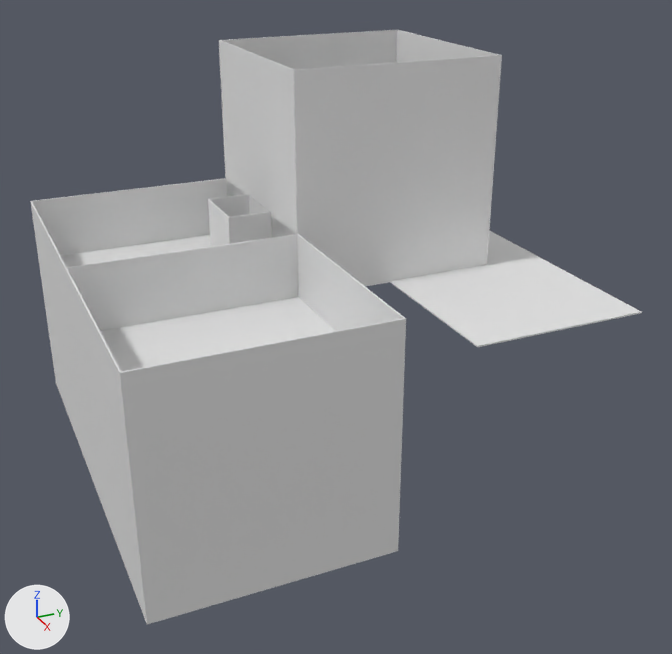
What one commit did to the Blender file scenes/bedroom.blend.
Camera for both pictures: a 50 mm camera at (80.0, -11.0, 47.4) aimed at (4.1, 23.1, 9.4). Lighting does not change. The marker at lower left points along +X, +Y and +Z.

In view in the first picture: 'Bedroom Wall', 'Bedroom Wall.001', 'Bedroom Wall.002', 'Bedroom Wall.003', 'Bedroom Wall.004', 'Bedroom Wall.005', 'Bedroom Wall.006', 'Kitchen Wall1', 'Kitchen Wall2', 'Kitchen Wall3', 'Living Room Wall1', 'Living Room Wall2', 'Living Room Wall3', 'Living Room to Kitchen Wall', 'Second Floor Extended'.
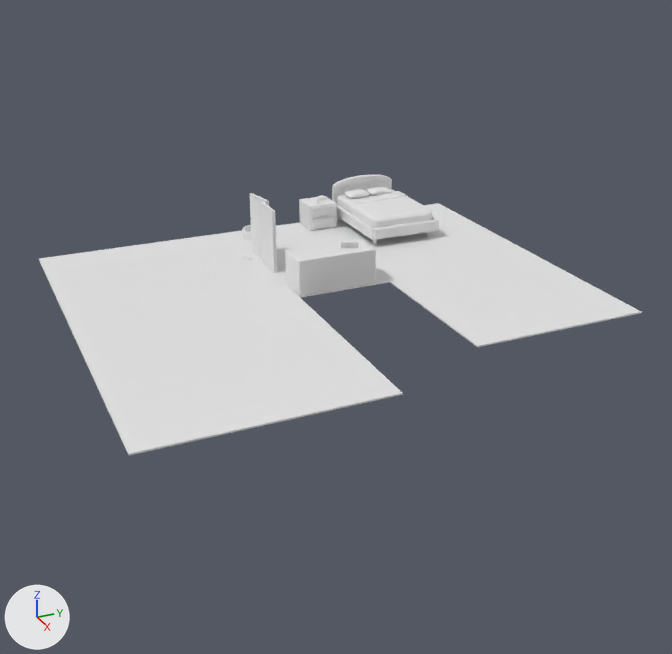
What differs and where, as boxes (x1, y1, x2, y2) in the pictures (672 x 654 px):
'Kitchen Wall1', deleted
    before: (120, 318, 406, 624)
'Bedroom Wall.003', deleted
    before: (293, 55, 502, 286)
'Living Room to Kitchen Wall', deleted
    before: (67, 234, 299, 331)
'Bedroom Wall', deleted
    before: (220, 40, 299, 238)
'Living Room Wall1', deleted
    before: (32, 178, 227, 256)
'Kitchen Wall2', deleted
    before: (65, 267, 147, 623)
'Living Room Wall2', deleted
    before: (30, 201, 92, 477)
'Kitchen Wall3', deleted
    before: (297, 234, 405, 513)
'Bedroom Wall.002', deleted
    before: (219, 30, 397, 193)
'Bedroom Wall.001', deleted
    before: (396, 30, 502, 265)
'Bedroom Wall.004', deleted
    before: (228, 212, 272, 244)
'Bedroom Wall.006', deleted
    before: (208, 199, 231, 246)
'Bedroom Wall.005', deleted
    before: (208, 194, 250, 246)
'Living Room Wall3', deleted
    before: (227, 180, 292, 238)
'Second Floor Extended', unchanged, uncovered by the edit
    before: (61, 230, 642, 372)
    after: (39, 203, 642, 455)
'Dresser', unchanged, uncovered by the edit
    after: (285, 239, 376, 296)
'Bed.003', unchanged, uncovered by the edit
    after: (348, 191, 432, 228)

The edits, one by one:
Object 'Living Room to Kitchen Wall' (ob_living_room_to_kitchen_wall) is deleted.
Object 'Living Room Wall1' (ob_living_room_wall1) is deleted.
Object 'Living Room Wall2' (ob_living_room_wall2) is deleted.
Object 'Living Room Wall3' (ob_living_room_wall3) is deleted.
Object 'Kitchen Wall3' (ob_kitchen_wall3) is deleted.
Object 'Kitchen Wall1' (ob_kitchen_wall1) is deleted.
Object 'Kitchen Wall2' (ob_kitchen_wall2) is deleted.
Object 'Bedroom Wall' (ob_bedroom_wall) is deleted.
Object 'Bedroom Wall.001' (ob_bedroom_wall_001) is deleted.
Object 'Bedroom Wall.003' (ob_bedroom_wall_003) is deleted.
Object 'Bedroom Wall.002' (ob_bedroom_wall_002) is deleted.
Object 'Bedroom Wall.004' (ob_bedroom_wall_004) is deleted.
Object 'Bedroom Wall.005' (ob_bedroom_wall_005) is deleted.
Object 'Bedroom Wall.006' (ob_bedroom_wall_006) is deleted.
